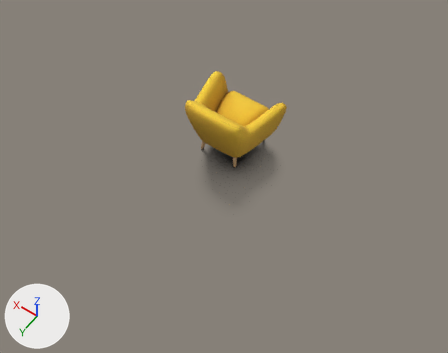
An edit to the glTF model public/models/armchair-yellow.glb, drawn before and after from the same camera.
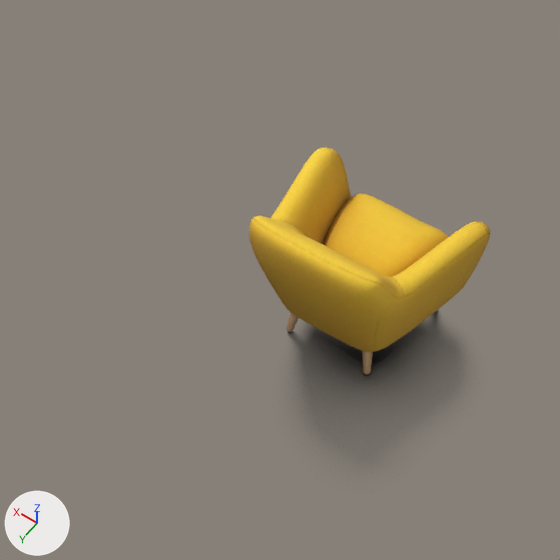
Each version appears first whole from a 50 mm camera at (-265.0, 385.0, 538.0) aimed at (-22.0, 44.0, 2.0), and next in a close-up on the part from 18% to 71% of the width and 3% to 69% of the height. Lighting does not change. The marker at lower left points along +X, +Y and +Z. The first two pictures are the older version. Where no turn or scale is listed for an object, it has been applied to the vertices.

Names of what the first close-up shows: 'FABRIC', 'FLOOR' and 1 more.
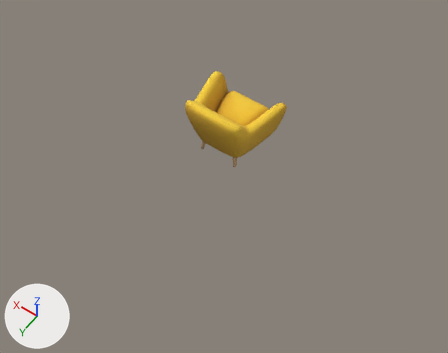
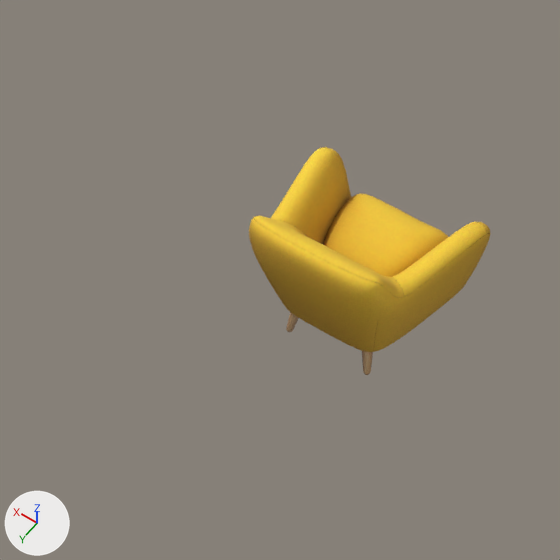
The newer file is also rescaled (x0.00844), turned or shifted as a whole; pictures and numbers use the older file's frame.

Location of each change, (x1, y1, x2, y2) in pixels of the close-ups (560 x 560 px):
'FLOOR', no longer drawn: before (288, 310, 453, 403)

What changed in the scene script:
```text
Change ob_floor:
    ob_floor: bpy.data.objects.new('FLOOR', me_floor) -> bpy.data.objects.new('FLOOR', None)
```
